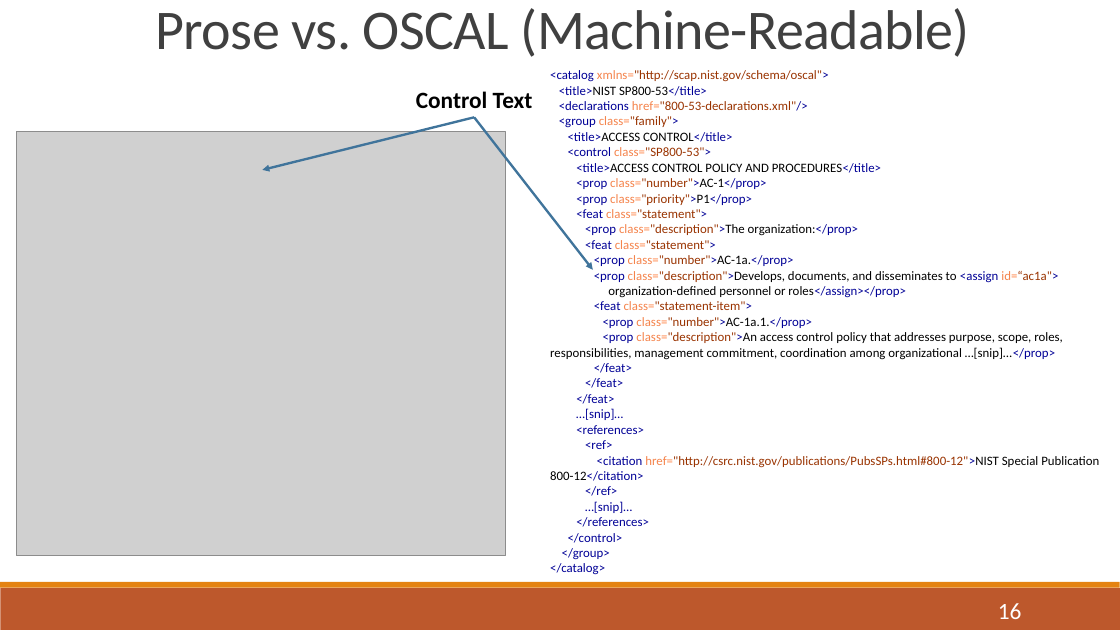
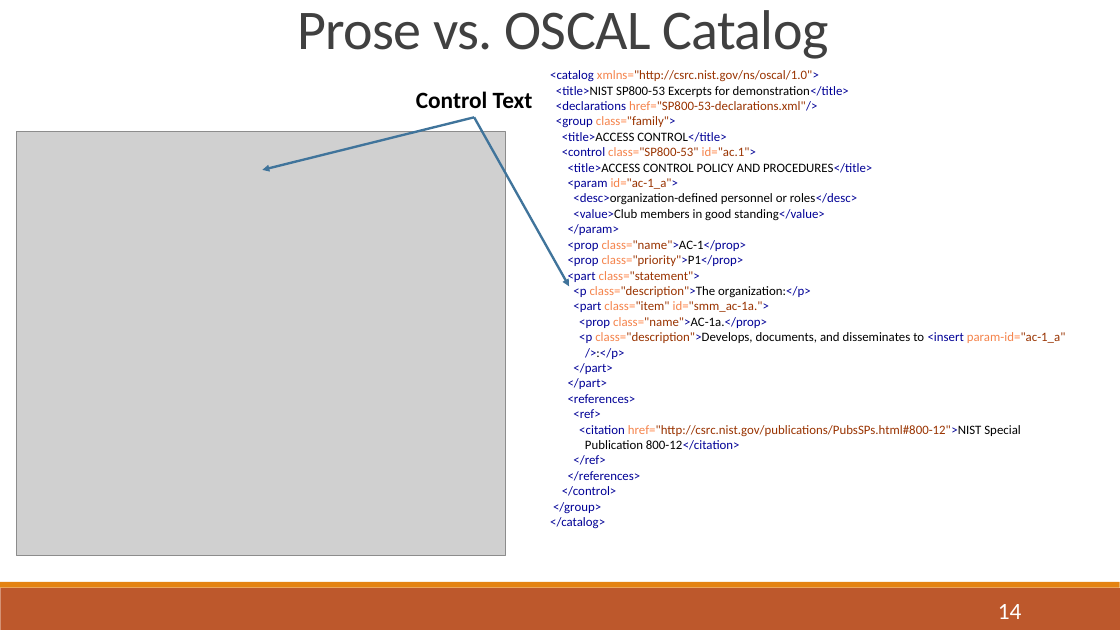
Before and after one commit to usnistgov/OSCAL, a slide deck: slide 14 of docs/presentations/OSCAL Overview 20170810 with draft notes.pptx (slide 16 before the commit). Drawn at 1120x630 pixels with LibreOffice and Linux fonts; fonts in the diff are those of the drawing; grey boxes stand for pictures. Boxes give left, top, right and bottom in pixels: in the first picture for what was removed or moved away, otherwise in the second. Text is boxed around its words. In the diff, an @@ line names an element or a change of style, - is before the commit and + after.

```diff
--- a/docs/presentations/OSCAL Overview 20170810 with draft notes.pptx
+++ b/docs/presentations/OSCAL Overview 20170810 with draft notes.pptx
@@ text at <box>297,10,828,59</box>: text changed @@
-Prose vs. OSCAL (Machine-Readable)
+Prose vs. OSCAL Catalog
@@ text at <box>550,70,1066,529</box>: text changed @@
-<catalog xmlns="http://scap.nist.gov/schema/oscal">
-<title>NIST SP800-53</title>
-<declarations href="800-53-declarations.xml"/>
-<group class="family">
-<title>ACCESS CONTROL</title>
-<control class="SP800-53">
-<title>ACCESS CONTROL POLICY AND PROCEDURES</title>
-<prop class="number">AC-1</prop>
-<prop class="priority">P1</prop>
-<feat class="statement">
-<prop class="description">The organization:</prop>
-<feat class="statement">
-<prop class="number">AC-1a.</prop>
-<prop class="description">Develops, documents, and disseminates to <assign id=“ac1a">
-organization-defined personnel or roles</assign></prop>
-<feat class="statement-item">
-<prop class="number">AC-1a.1.</prop>
-<prop class="description">An access control policy that addresses purpose, scope, roles, responsibilities, management commitment, coordination among organizational …[snip]…</prop>
-</feat>
-</feat>
-</feat>
-…[snip]…
-<references>
-<ref>
-<citation href="http://csrc.nist.gov/publications/PubsSPs.html#800-12">NIST Special Publication 800-12</citation>
-</ref>
-…[snip]…
-</references>
-</control>
-</group>
-</catalog>
+<catalog xmlns="http://csrc.nist.gov/ns/oscal/1.0">
+<title>NIST SP800-53 Excerpts for demonstration</title>
+<declarations href="SP800-53-declarations.xml"/>
+<group class="family">
+<title>ACCESS CONTROL</title>
+<control class="SP800-53" id="ac.1">
+<title>ACCESS CONTROL POLICY AND PROCEDURES</title>
+<param id="ac-1_a">
+<desc>organization-defined personnel or roles</desc>
+<value>Club members in good standing</value>
+</param>
+<prop class="name">AC-1</prop>
+<prop class="priority">P1</prop>
+<part class="statement">
+<p class="description">The organization:</p>
+<part class="item" id="smm_ac-1a.">
+<prop class="name">AC-1a.</prop>
+<p class="description">Develops, documents, and disseminates to <insert param-id="ac-1_a"
+/>:</p>
+</part>
+</part>
+<references>
+<ref>
+<citation href="http://csrc.nist.gov/publications/PubsSPs.html#800-12">NIST Special
+Publication 800-12</citation>
+</ref>
+</references>
+</control>
+</group>
+</catalog>
@@ arrow moved from (475, 118) - (593, 270) to (475, 118) - (569, 287) @@
@@ page number at <box>998,604,1022,619</box>: text changed @@
-16
+14
```
Also in this commit, not shown: 13 other slides changed, 4 slides added, 1 other file.
